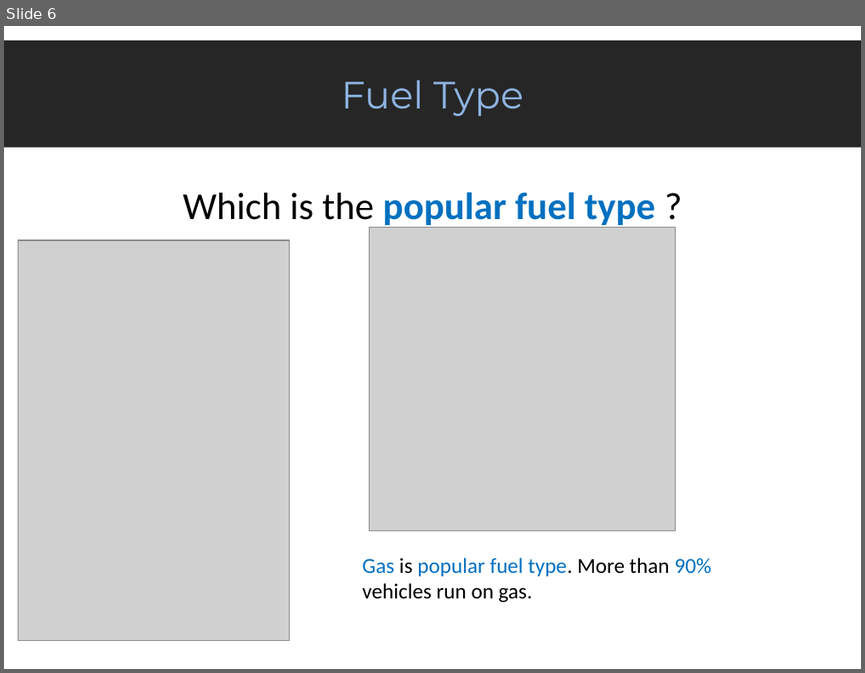
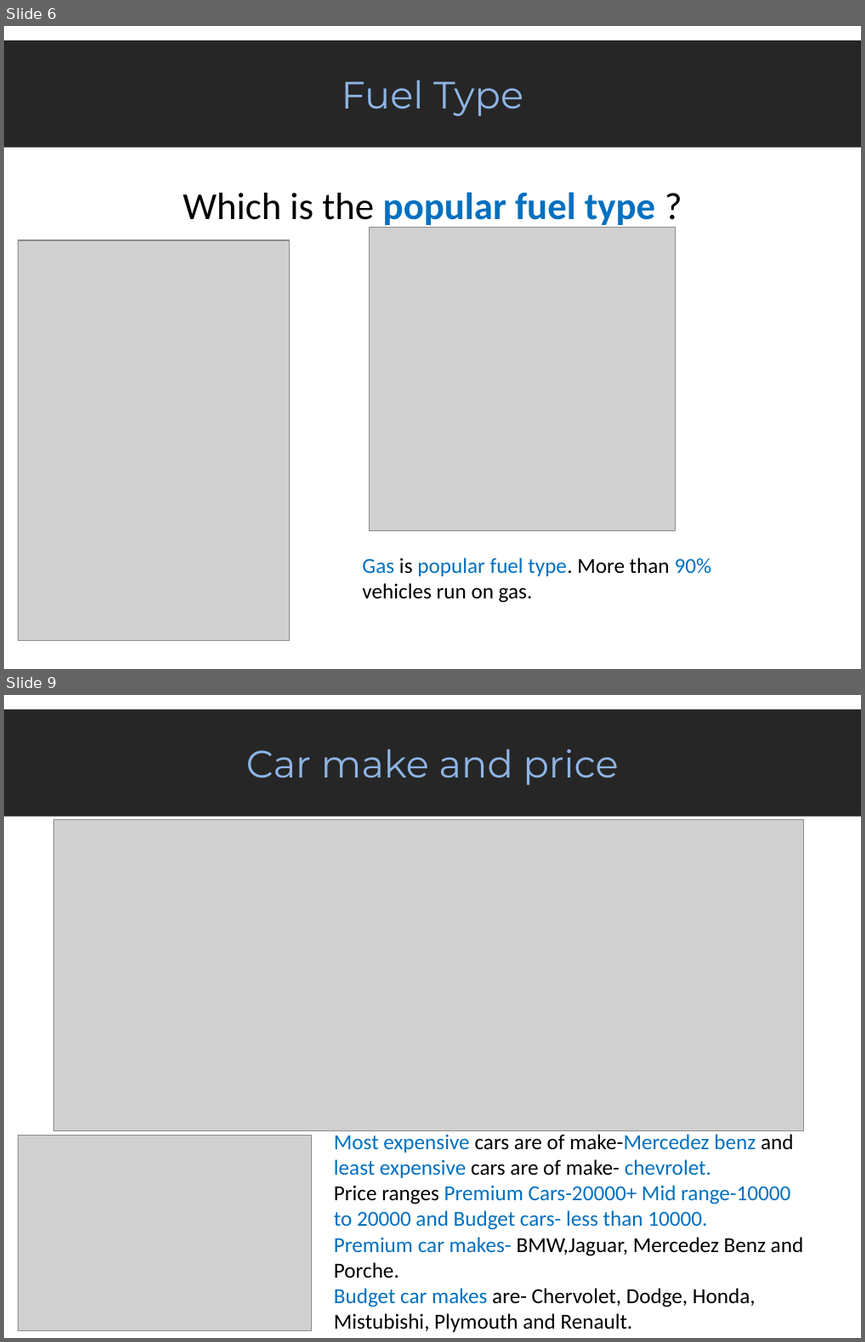
Before and after one commit to praneetrane/EDA_Automobile-data, a slide deck: EDA_Automobile_Data.pptx. Shown one above the other, each under a label of ours: slide 6 before the commit, slides 6 and 9 after it; the slides between them are not shown. The pictures are 865x673 and 865x1342 pixels, drawn with LibreOffice and Linux fonts; fonts in the diff are those of the drawing; grey boxes stand for pictures. Boxes give left, top, right and bottom in pixels: in the first picture for what was removed or moved away, otherwise in the second. Text is boxed around its words. In the diff, an @@ line names an element or a change of style, - is before the commit and + after.

```diff
--- a/EDA_Automobile_Data.pptx
+++ b/EDA_Automobile_Data.pptx
@@ slide 9 added at (x1=4, y1=695, x2=861, y2=1338), background #FFFFFF @@
@@ rectangle added at (x1=4, y1=709, x2=861, y2=817), fill #262626, 32 pt, text #8EB4E3 @@
+Car make and price
@@ picture added at (x1=53, y1=819, x2=803, y2=1130) @@
@@ picture added at (x1=18, y1=1134, x2=312, y2=1330) @@
@@ text added at (x1=334, y1=1134, x2=804, y2=1332), 18 pt, text #0070C0 @@
+Most expensive cars are of make-Mercedez benz and least expensive cars are of make- chevrolet.
+Price ranges Premium Cars-20000+ Mid range-10000 to 20000 and Budget cars- less than 10000.
+Premium car makes- BMW,Jaguar, Mercedez Benz and Porche.
+Budget car makes are- Chervolet, Dodge, Honda, Mistubishi, Plymouth and Renault.
```
Also in this commit, not shown: 1 slide changed, 9 other slides added.
